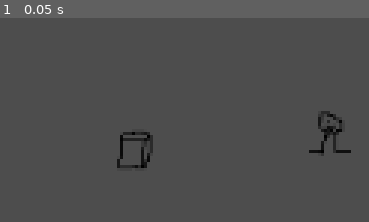
Above: before the commit, frame 1.
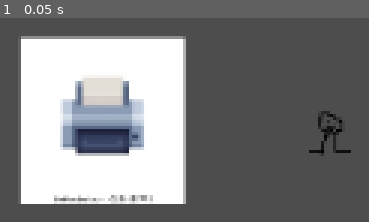
Above: after the commit, the same moment.

Repository: emptyjamjar/OSHA-Not-Included
Game: Godot game, scene res://scenes/game.tscn
Same seed, same stepped clock (60 frames per second), same inputs: the game is played once before the commit and once after it. The project has no main scene, so this scene is started directly.
Inputs:
- Up to frame 1 (0.05 s): no input

The runs differ from the first frame. In frame 1, 36% of the frame differs, in the area x 5-51%, y 8-92%.

Commit message:
drafted prep station concept

Diff:
--- a/project.godot
+++ b/project.godot
@@ -8,8 +8,12 @@
 
 config_version=5
 
+[animation]
+
+compatibility/default_parent_skeleton_in_mesh_instance_3d=true
+
 [application]
 
 config/name="osha_not_included"
-config/features=PackedStringArray("4.5", "Forward Plus")
+config/features=PackedStringArray("4.6", "Forward Plus")
 config/icon="res://icon.svg"
--- a/scenes/game.tscn
+++ b/scenes/game.tscn
@@ -2,11 +2,44 @@
 
 [ext_resource type="PackedScene" uid="uid://c7e7f64igaa5j" path="res://scenes/player.tscn" id="1_uwrxv"]
 [ext_resource type="PackedScene" uid="uid://d2r1f8py617s3" path="res://scenes/box.tscn" id="2_yqjtg"]
+[ext_resource type="Script" uid="uid://c7w28bth788m6" path="res://scenes/prepper.gd" id="3_lbhrr"]
+[ext_resource type="Texture2D" uid="uid://dsnmu8t7ih5io" path="res://art/printer-icon-pixel-art-stile-260nw-2196618791.webp" id="4_iywne"]
+
+[sub_resource type="RectangleShape2D" id="RectangleShape2D_p57ef"]
+size = Vector2(260, 276.49997)
+
+[sub_resource type="SpriteFrames" id="SpriteFrames_u5sy4"]
+animations = [{
+"frames": [{
+"duration": 1.0,
+"texture": ExtResource("4_iywne")
+}],
+"loop": true,
+"name": &"default",
+"speed": 5.0
+}]
 
 [node name="Game" type="Node2D" unique_id=645817684]
 
 [node name="Player" parent="." unique_id=2112891127 instance=ExtResource("1_uwrxv")]
 position = Vector2(265, 129)
 
-[node name="Box" parent="." unique_id=189150552 instance=ExtResource("2_yqjtg")]
+[node name="Box" parent="." unique_id=189150552 groups=["Boxable"] instance=ExtResource("2_yqjtg")]
 position = Vector2(170, 133)
+
+[node name="Prepper" type="Area2D" parent="." unique_id=1004775621]
+position = Vector2(154.5, 126)
+scale = Vector2(0.30384615, 0.2857143)
+script = ExtResource("3_lbhrr")
+
+[node name="CollisionShape2D" type="CollisionShape2D" parent="Prepper" unique_id=1232019329]
+position = Vector2(0, -1.75)
+scale = Vector2(0.9999999, 1)
+shape = SubResource("RectangleShape2D_p57ef")
+
+[node name="Image" type="AnimatedSprite2D" parent="Prepper" unique_id=193319367]
+scale = Vector2(0.9999999, 1)
+sprite_frames = SubResource("SpriteFrames_u5sy4")
+
+[connection signal="body_entered" from="Prepper" to="Player" method="_on_prepper_body_entered"]
+[connection signal="body_entered" from="Prepper" to="Box" method="_on_prepper_body_entered"]
--- /dev/null
+++ b/scenes/prepper.gd
@@ -0,0 +1,14 @@
+extends Area2D
+
+@export var inside := false
+# Called when the node enters the scene tree for the first time.
+func _ready() -> void:
+	pass # Replace with function body.
+
+
+# Called every frame. 'delta' is the elapsed time since the previous frame.
+func _process(delta: float) -> void:
+	# rebind controls in editor -> editor settings -> shortcuts
+	if inside and Input.is_action_pressed("ui_page_up"):
+		for box in get_tree().get_nodes_in_group("guards"):
+			box.boxed = true
--- a/scripts/box.gd
+++ b/scripts/box.gd
@@ -1,6 +1,7 @@
 extends RigidBody2D
 
 @export var weight := 10
+@export var boxed = false
 # Called when the node enters the scene tree for the first time.
 func _ready() -> void:
 	pass # Replace with function body.
@@ -16,3 +17,7 @@
 		linear_velocity.y -= weight * 1 * delta
 	elif linear_velocity.y < 0:
 		linear_velocity.y += weight * 1 * delta
+
+
+func _on_prepper_body_entered(body: Node2D) -> void:
+	add_to_group("Boxable") # Replace with function body.
--- a/scripts/player.gd
+++ b/scripts/player.gd
@@ -8,6 +8,7 @@
 
 func _physics_process(delta: float) -> void:
 	var move_vec = Vector2()
+	# rebind keys at editor -> shortcuts at top left
 	if Input.is_action_pressed("move_left"):
 		move_vec.x -= 1
 	if Input.is_action_pressed("move_right"):
@@ -18,3 +19,9 @@
 		move_vec.y += 1
 
 	move_and_collide(move_vec * delta * move_speed)
+
+
+
+
+func _on_prepper_body_entered(body: Node2D) -> void:
+	body.inside = true # Replace with function body. # Replace with function body.
Binary file added: art/printer-icon-pixel-art-stile-260nw-2196618791.webp
Not shown, added: art/printer-icon-pixel-art-stile-260nw-2196618791.webp.import
Not shown, added: scenes/prepper.gd.uid
